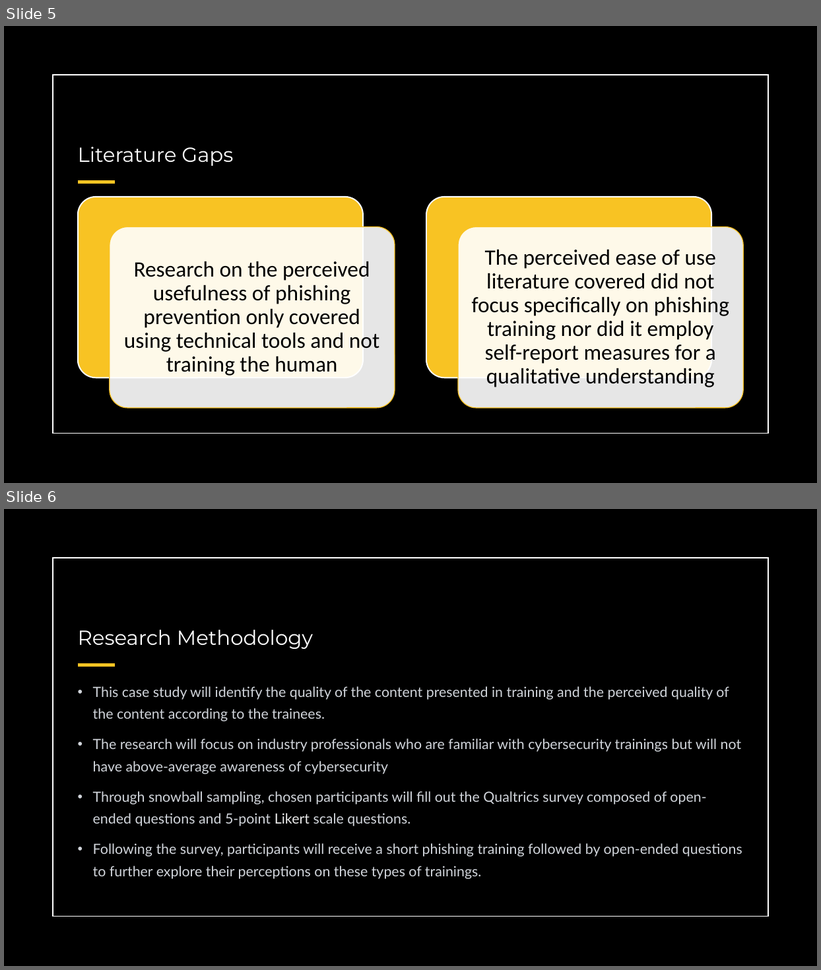
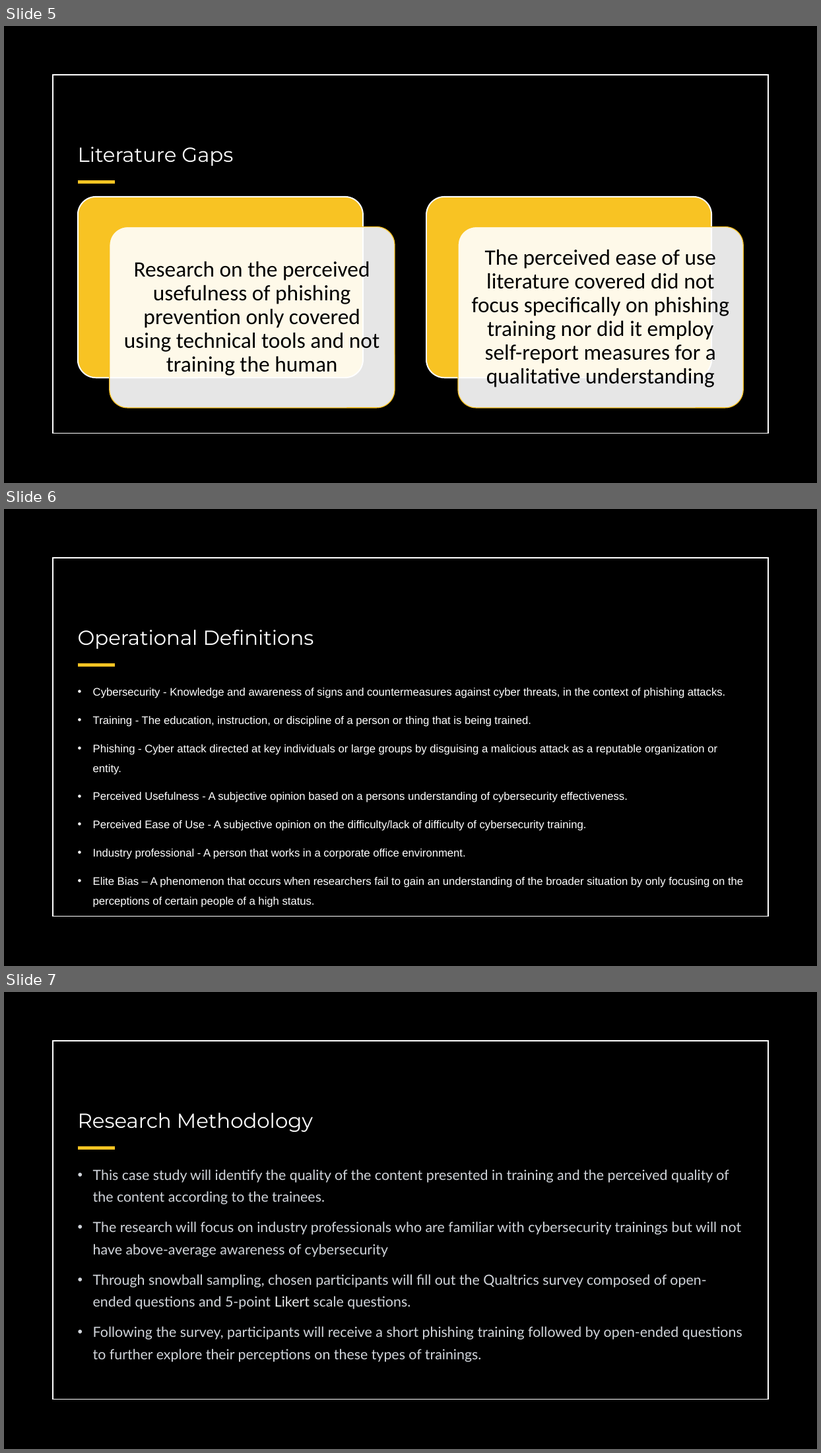
Before and after one commit to snowbowls/W.B.T.T.R.Y.A.Y.C.E.W, a slide deck: PPT/Alpha Review.pptx. Shown one above the other, each under a label of ours: slides 5 and 6 before the commit, slides 5, 6 and 7 after it. The pictures are 821x970 and 821x1453 pixels, drawn with LibreOffice and Linux fonts; fonts in the diff are those of the drawing. Boxes give left, top, right and bottom in pixels: in the first picture for what was removed or moved away, otherwise in the second. Text is boxed around its words. In the diff, an @@ line names an element or a change of style, - is before the commit and + after.

```diff
--- a/PPT/Alpha Review.pptx
+++ b/PPT/Alpha Review.pptx
@@ slide 6 added at [4, 509, 817, 966], background #FFFFFF; not listed: 3 template elements that a slide beside it also shows @@
@@ title added at [78, 630, 314, 649], 24 pt, text #FFFFFF @@
+Operational Definitions
@@ text added at [93, 688, 743, 908], 13 pt, text #FFFFFF @@
+• Cybersecurity - Knowledge and awareness of signs and countermeasures against cyber threats, in the context of phishing attacks.
+• Training - The education, instruction, or discipline of a person or thing that is being trained.
+• Phishing - Cyber attack directed at key individuals or large groups by disguising a malicious attack as a reputable organization or entity.
+• Perceived Usefulness - A subjective opinion based on a persons understanding of cybersecurity effectiveness.
+• Perceived Ease of Use - A subjective opinion on the difficulty/lack of difficulty of cybersecurity training.
+• Industry professional - A person that works in a corporate office environment.
+• Elite Bias – A phenomenon that occurs when researchers fail to gain an understanding of the broader situation by only focusing on the perceptions of certain people of a high status.
@@ what was slide 6 is now slide 7 @@
```
Also in this commit, not shown: 1 slide changed.
